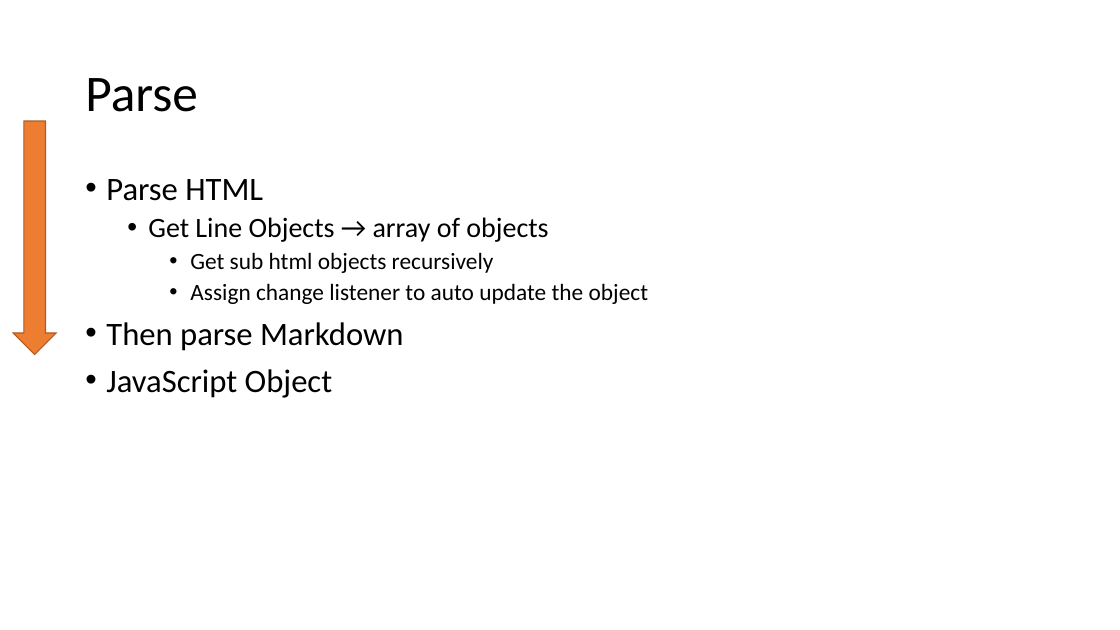
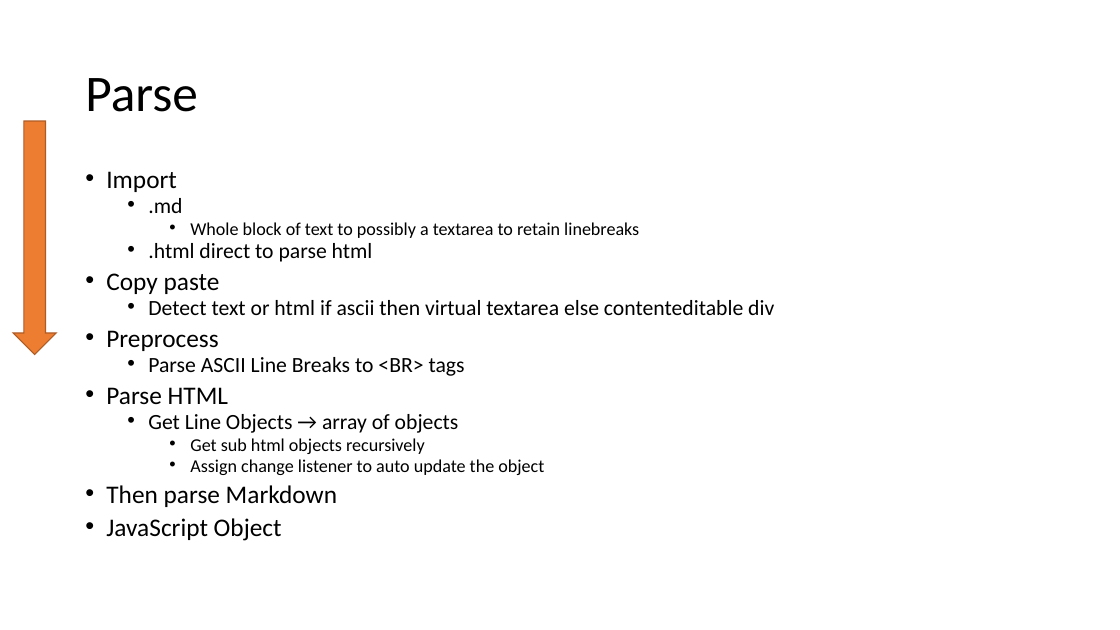
Before and after one commit to ctrachte/SpaghEditor, a slide deck: slide 1 of Process.pptx (slide 2 before the commit). Drawn at 1120x630 pixels with LibreOffice and Linux fonts; fonts in the diff are those of the drawing. Boxes give left, top, right and bottom in pixels: in the first picture for what was removed or moved away, otherwise in the second. Text is boxed around its words. In the diff, an @@ line names an element or a change of style, - is before the commit and + after.

```diff
--- a/Process.pptx
+++ b/Process.pptx
@@ text at <box>106,171,774,376</box>: paragraphs added @@
+• Import
+  • .md
+    • Whole block of text to possibly a textarea to retain linebreaks
+  • .html direct to parse html
+• Copy paste
+  • Detect text or html if ascii then virtual textarea else contenteditable div
+• Preprocess
+  • Parse ASCII Line Breaks to <BR> tags
@@ text at <box>106,387,544,541</box>: size 28 to 21.7 pt in "Parse HTML", "Then parse Markdown", "JavaScript Object"; size 24 to 18.6 pt in "Get Line Objects → array of objects"; size 20 to 15.5 pt in "Get sub html objects recursively", "Assign change listener to auto update the ..."; line spacing 0.9 to 0.7 @@
```
Also in this commit, not shown: 1 other file.
